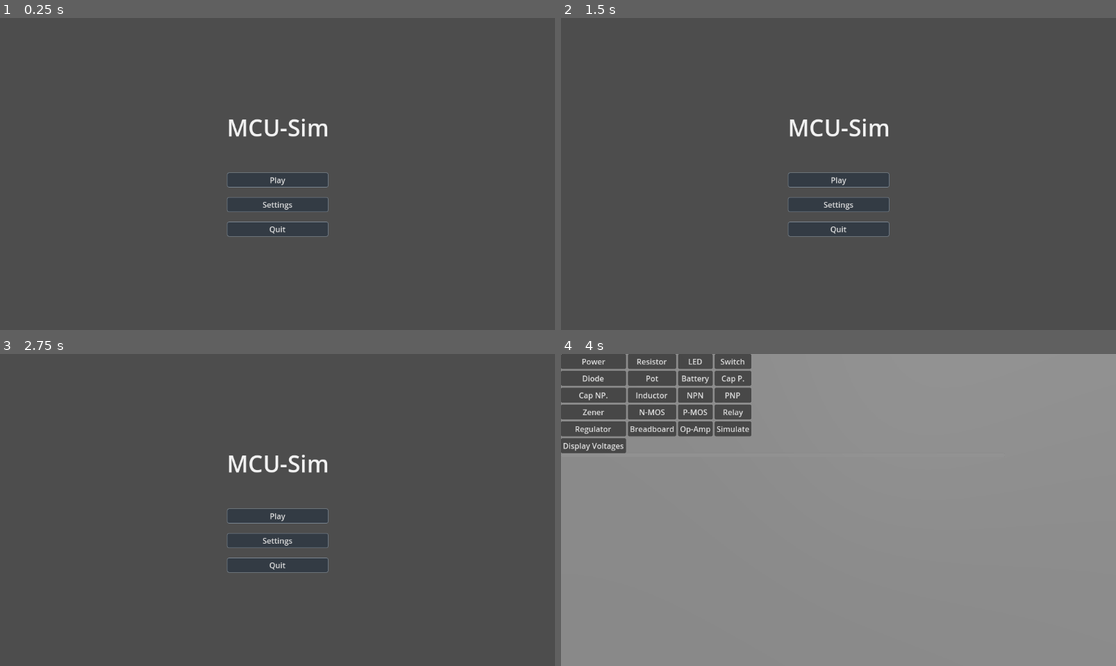
Above: before the commit, frames 1-4 (two rows, left to right).
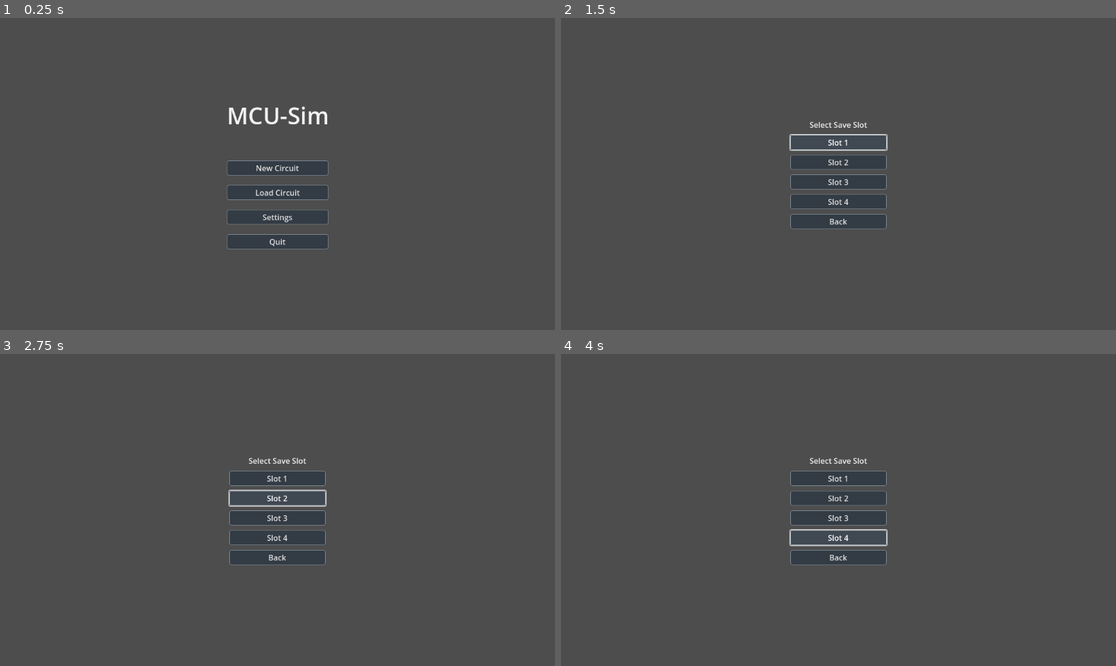
Above: after the commit, the same moments.

Repository: supastishn/mcu-sim
Game: Godot game, scene res://ui/MainMenu.tscn
The game is run twice, just before and just after one commit, with the same random seed, the same clock (stepped at 60 frames per second) and the same inputs. The engine's default icon, where the game draws it, is replaced by a stand-in: a white triangle on a blue panel in a dark square.
Inputs (mouse positions are in pixels of both pictures, inside the frame that each line leads up to):
- Up to frame 1 (0.25 s): no input
- Up to frame 2 (1.5 s): click (838, 192) at 0.5 s, where only the run after the commit has a clickable "Load Circuit"; click (838, 142) at 1.25 s, where only the run after the commit has a clickable "Slot 1"
- Up to frame 3 (2.75 s): click (277, 497) at 2 s, where only the run after the commit has a clickable "Slot 2"
- Up to frame 4 (4 s): click (838, 519) at 2.75 s, where only the run after the commit has a clickable "Slot 3"; click (838, 538) at 3.5 s, where only the run after the commit has a clickable "Slot 4"

The runs differ from the first frame. In frame 1, 5.3% of the frame differs, in the area x 40-60%, y 28-75%; in frame 2, 3.3%; in frame 3, 3.5%; in frame 4, 92%, in the area x 0-100%, y 0-100%.
Error after the commit: Parse Error: Function "save_circuit_to_file()" not found in base self. (res://CircuitEditor3D.gd:899)

Commit message:
feat: add 4-slot save/load system to main menu and circuit editor

Diff:
--- a/CircuitEditor3D.gd
+++ b/CircuitEditor3D.gd
@@ -851,6 +851,77 @@
 		display_voltage_button.text = "Display Voltages"
 		_hide_voltage_displays()
 
+## Callback for the "Save Circuit" button.
+func _on_save_button_pressed():
+	_show_save_slots(false)  # false for saving
+
+## Callback for the "Load Circuit" button.
+func _on_load_button_pressed():
+	_show_save_slots(true)  # true for loading
+
+## Shows the save slots UI.
+func _show_save_slots(is_loading: bool) -> void:
+	# Create a simple save slot selection dialog
+	var dialog = ConfirmationDialog.new()
+	dialog.title = "Select Save Slot"
+	dialog.dialog_text = "Choose a save slot (1-4):"
+
+	var vbox = VBoxContainer.new()
+
+	for i in range(1, 5):
+		var button = Button.new()
+		button.text = "Slot " + str(i)
+		button.connect("pressed", _on_save_slot_selected.bind(i, is_loading, dialog))
+		vbox.add_child(button)
+
+	var cancel_button = Button.new()
+	cancel_button.text = "Cancel"
+	cancel_button.connect("pressed", func(): dialog.queue_free())
+	vbox.add_child(cancel_button)
+
+	dialog.add_child(vbox)
+	dialog.size = Vector2(200, 200)
+	add_child(dialog)
+	dialog.popup_centered()
+
+## Handles save slot selection.
+func _on_save_slot_selected(slot: int, is_loading: bool, dialog: ConfirmationDialog) -> void:
+	dialog.queue_free()
+
+	if is_loading:
+		_load_from_slot(slot)
+	else:
+		_save_to_slot(slot)
+
+## Saves the current circuit to the specified slot.
+func _save_to_slot(slot: int) -> void:
+	var save_path = "user://circuit_save_" + str(slot) + ".save"
+	save_circuit_to_file(save_path)
+
+	# Show confirmation
+	var confirmation = AcceptDialog.new()
+	confirmation.dialog_text = "Circuit saved to slot " + str(slot)
+	add_child(confirmation)
+	confirmation.popup_centered()
+
+## Loads a circuit from the specified slot.
+func _load_from_slot(slot: int) -> void:
+	var save_path = "user://circuit_save_" + str(slot) + ".save"
+	if FileAccess.file_exists(save_path):
+		load_circuit_from_file(save_path)
+
+		# Show confirmation
+		var confirmation = AcceptDialog.new()
+		confirmation.dialog_text = "Circuit loaded from slot " + str(slot)
+		add_child(confirmation)
+		confirmation.popup_centered()
+	else:
+		# Show error
+		var error_dialog = AcceptDialog.new()
+		error_dialog.dialog_text = "No saved circuit in slot " + str(slot)
+		add_child(error_dialog)
+		error_dialog.popup_centered()
+
 ## Generic callback for any component configuration change.
 func _on_any_component_config_changed(component_node: Node3D):
 	circuit_graph.component_config_changed(component_node)
--- a/ui/MainMenu.gd
+++ b/ui/MainMenu.gd
@@ -1,8 +1,20 @@
 extends Control
+
+var is_loading := false
+var selected_slot := 0
+
+@onready var main_menu_container = $VBoxContainer
+@onready var save_slots_container = $SaveSlotsContainer
 
 ## Called when the Play button is pressed. Changes to the main editor scene.
 func _on_play_button_pressed():
 	get_tree().change_scene_to_file("res://CircuitEditor3D.tscn")
+
+## Called when the Load button is pressed. Shows save slots.
+func _on_load_button_pressed():
+	is_loading = true
+	main_menu_container.hide()
+	save_slots_container.show()
 
 ## Called when the Settings button is pressed. Changes to the settings menu scene.
 func _on_settings_button_pressed():
@@ -11,3 +23,40 @@
 ## Called when the Quit button is pressed. Exits the application.
 func _on_quit_button_pressed():
 	get_tree().quit()
+
+## Called when a save slot button is pressed.
+func _on_slot_button_pressed(button: Button):
+	if button == $SaveSlotsContainer/Slot1Button:
+		selected_slot = 1
+	elif button == $SaveSlotsContainer/Slot2Button:
+		selected_slot = 2
+	elif button == $SaveSlotsContainer/Slot3Button:
+		selected_slot = 3
+	elif button == $SaveSlotsContainer/Slot4Button:
+		selected_slot = 4
+
+	if is_loading:
+		load_circuit(selected_slot)
+	else:
+		# This would be for saving, but we handle that in the editor
+		pass
+
+## Called when the Back button is pressed.
+func _on_back_button_pressed():
+	main_menu_container.show()
+	save_slots_container.hide()
+	is_loading = false
+
+## Loads a circuit from the specified slot.
+func load_circuit(slot: int):
+	var save_path = "user://circuit_save_" + str(slot) + ".save"
+	if FileAccess.file_exists(save_path):
+		# Pass the save file path to the editor scene
+		var editor_scene = preload("res://CircuitEditor3D.tscn")
+		var editor_instance = editor_scene.instantiate()
+		get_tree().root.add_child(editor_instance)
+		editor_instance.load_circuit_from_file(save_path)
+		queue_free()  # Remove main menu
+	else:
+		# Show error or handle missing save
+		print("No save file found in slot ", slot)
--- a/ui/MainMenu.tscn
+++ b/ui/MainMenu.tscn
@@ -21,9 +21,9 @@
 anchor_right = 0.5
 anchor_bottom = 0.5
 offset_left = -75.0
-offset_top = -100.0
+offset_top = -150.0
 offset_right = 75.0
-offset_bottom = 100.0
+offset_bottom = 150.0
 grow_horizontal = 2
 grow_vertical = 2
 theme_override_constants/separation = 20
@@ -42,7 +42,52 @@
 [node name="PlayButton" type="Button" parent="VBoxContainer"]
 custom_minimum_size = Vector2(150, 0)
 layout_mode = 2
-text = "Play"
+text = "New Circuit"
+
+[node name="LoadButton" type="Button" parent="VBoxContainer"]
+layout_mode = 2
+text = "Load Circuit"
+
+[node name="SaveSlotsContainer" type="VBoxContainer" parent="."]
+visible = false
+layout_mode = 1
+anchors_preset = 8
+anchor_left = 0.5
+anchor_top = 0.5
+anchor_right = 0.5
+anchor_bottom = 0.5
+offset_left = -100.0
+offset_top = -100.0
+offset_right = 100.0
+offset_bottom = 100.0
+grow_horizontal = 2
+grow_vertical = 2
+theme_override_constants/separation = 10
+
+[node name="SaveSlotsLabel" type="Label" parent="SaveSlotsContainer"]
+layout_mode = 2
+text = "Select Save Slot"
+horizontal_alignment = 1
+
+[node name="Slot1Button" type="Button" parent="SaveSlotsContainer"]
+layout_mode = 2
+text = "Slot 1"
+
+[node name="Slot2Button" type="Button" parent="SaveSlotsContainer"]
+layout_mode = 2
+text = "Slot 2"
+
+[node name="Slot3Button" type="Button" parent="SaveSlotsContainer"]
+layout_mode = 2
+text = "Slot 3"
+
+[node name="Slot4Button" type="Button" parent="SaveSlotsContainer"]
+layout_mode = 2
+text = "Slot 4"
+
+[node name="BackButton" type="Button" parent="SaveSlotsContainer"]
+layout_mode = 2
+text = "Back"
 
 [node name="SettingsButton" type="Button" parent="VBoxContainer"]
 layout_mode = 2
@@ -53,5 +98,11 @@
 text = "Quit"
 
 [connection signal="pressed" from="VBoxContainer/PlayButton" to="." method="_on_play_button_pressed"]
+[connection signal="pressed" from="VBoxContainer/LoadButton" to="." method="_on_load_button_pressed"]
 [connection signal="pressed" from="VBoxContainer/SettingsButton" to="." method="_on_settings_button_pressed"]
 [connection signal="pressed" from="VBoxContainer/QuitButton" to="." method="_on_quit_button_pressed"]
+[connection signal="pressed" from="SaveSlotsContainer/Slot1Button" to="." method="_on_slot_button_pressed"]
+[connection signal="pressed" from="SaveSlotsContainer/Slot2Button" to="." method="_on_slot_button_pressed"]
+[connection signal="pressed" from="SaveSlotsContainer/Slot3Button" to="." method="_on_slot_button_pressed"]
+[connection signal="pressed" from="SaveSlotsContainer/Slot4Button" to="." method="_on_slot_button_pressed"]
+[connection signal="pressed" from="SaveSlotsContainer/BackButton" to="." method="_on_back_button_pressed"]
